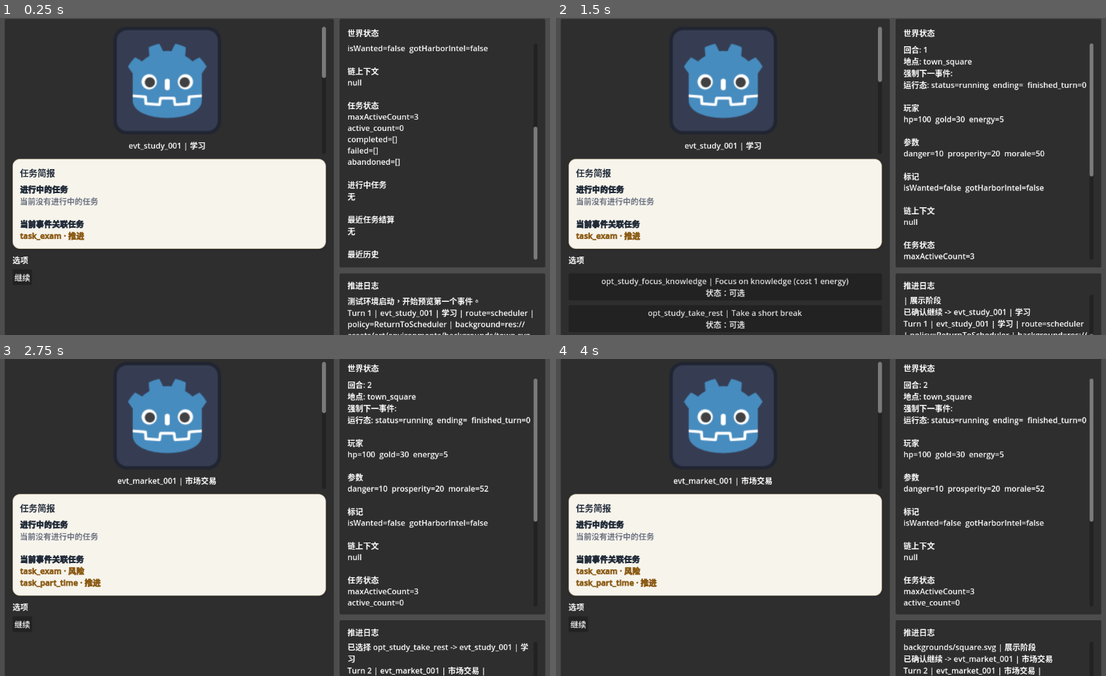
Above: before the commit, frames 1-4 (two rows, left to right).
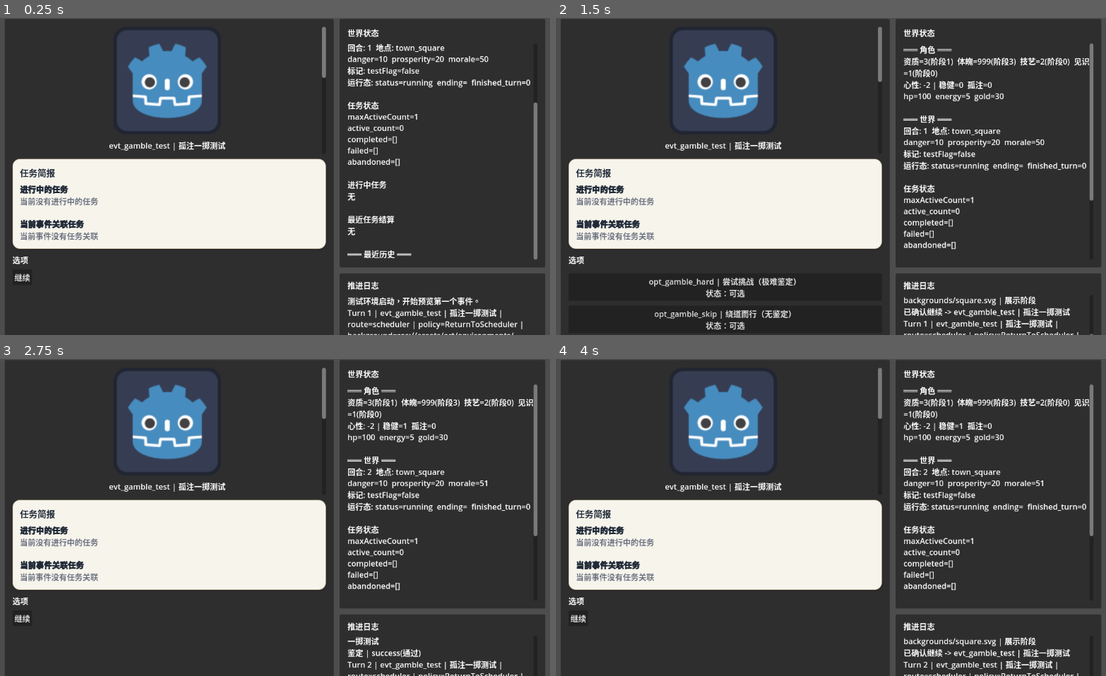
Above: after the commit, the same moments.

Repository: lwbiuchsjk/vibeTest
Game: Godot game, scene res://test/event_logic_test.tscn
Same seed, same stepped clock (60 frames per second), same inputs: the game is played once before the commit and once after it. This scene is started directly instead of the project's main scene.
Inputs (mouse positions are in pixels of both pictures, inside the frame that each line leads up to):
- Up to frame 1 (0.25 s): no input
- Up to frame 2 (1.5 s): click "继续" at 0.5 s; click "继续" at 1.25 s
- Up to frame 3 (2.75 s): click (170, 660) at 2 s, where only the run after the commit has a clickable "opt_gamble_skip | 绕道而行（无鉴定） 状…"
- Up to frame 4 (4 s): click "继续" at 2.75 s; tap Enter at 3.5 s

The runs differ from the first frame. In frame 1, 2.9% of the frame differs, in the area x 3-98%, y 8-100%; in frame 2, 6.9%; in frame 3, 15%; in frame 4, 15%, in the area x 0-100%, y 0-100%.

Commit message:
实现心性风险入口 UI 与结算数据透传，新增孤注一掷测试数据集
引擎层：
- 新增 _last_check_result / _last_affinity_changes / _last_xinxing_transition 缓存
- 三条结算路径（普通/主动押注/孤注一掷）统一写入缓存并通过 payload 透传
- 新增 get_affinity_snapshot() 和 get_assessment_thresholds() 查询接口

测试 UI 层：
- 渲染孤注一掷/主动押注的接受与放弃按钮
- 追加鉴定骰池明细、关系修正、心性转移的日志输出
- 侧栏按重要性重新分组：角色→关系→世界→任务→历史
- 修复 Variant 类型推断 LSP 警告

测试数据：
- 新增 test/config/desperate_gamble_test/ 极难检定数据集（hitThreshold=10, requiredHits=3）
- 测试配置切换到新数据集，玩家 xinxing=-2 用于验证主动押注入口

Co-Authored-By: Claude Opus 4.6 <noreply@anthropic.com>

Diff:
--- a/scripts/config/roles.csv
+++ b/scripts/config/roles.csv
@@ -1,4 +1,4 @@
 role_id,role_type,display_name,location_id,portrait_file,aptitude,physique,craft,insight,xinxing,hp,energy,gold
-player_001,player,Player,town,icon.svg,3,999,2,1,0,100,5,30
+player_001,player,Player,town,icon.svg,3,999,2,1,-2,100,5,30
 npc_001,npc,NPC-A,market,icon.svg,2,2,3,2,0,50,4,3
 npc_002,npc,NPC-B,town,icon.svg,4,1,2,3,0,50,3,8
--- a/scripts/systems/world_event_engine.gd
+++ b/scripts/systems/world_event_engine.gd
@@ -33,6 +33,12 @@
 var _affinity_map: AffinityMapClass = null
 # 关系五档阈值配置（从 world_seed affinityConfig 读取）。
 var _affinity_thresholds: Dictionary = {}
+# 最近一次结算的鉴定结果缓存，供 payload 透传给 UI 消费。
+var _last_check_result: Dictionary = {}
+# 最近一次结算的关系变化记录，供 payload 透传给 UI 消费。
+var _last_affinity_changes: Array = []
+# 最近一次心性转移记录（{old_value, new_value}），无转移时为空字典。
+var _last_xinxing_transition: Dictionary = {}
 
 # 功能：初始化随机源。
 # 说明：seed=0 使用随机种子；指定 seed 可复现结果，便于测试回归。
@@ -174,6 +180,10 @@
 # 功能：预览下一回合事件，但不立即结算。
 # 说明：统一创建待处理上下文，并返回当前阶段的事件数据；若已有待处理事件，则直接复用当前上下文。
 func preview_next_turn() -> Dictionary:
+	# 预览阶段清空上次结算缓存，避免 UI 显示过期数据。
+	_last_check_result = {}
+	_last_affinity_changes = []
+	_last_xinxing_transition = {}
 	if events.is_empty():
 		return {"ok": false, "error": "event pool is empty"}
 	if _is_world_ended():
@@ -526,6 +536,9 @@
 		"choice": choice_result,
 		"xinxing": _get_current_xinxing(),
 		"xinxing_risk_profile": RuleEngine.get_xinxing_risk_profile(_get_current_xinxing()),
+		"check_result": _last_check_result.duplicate(true),
+		"affinity_changes": _last_affinity_changes.duplicate(true),
+		"xinxing_transition": _last_xinxing_transition.duplicate(true),
 		"world_ended": bool(run_state_payload.get("world_ended", false)),
 		"run_status": str(run_state_payload.get("run_status", "running")),
 		"ending_event_id": str(run_state_payload.get("ending_event_id", "")),
@@ -1365,13 +1378,20 @@
 		print("[心性] 主动押注入口触发 → 挂起等待决策")
 		return
 
-	# 4. 执行检定
+	# 4. 清空上次缓存，准备本次结算数据透传
+	_last_check_result = {}
+	_last_affinity_changes = []
+	_last_xinxing_transition = {}
+	var xinxing_before := xinxing
+
+	# 5. 执行检定
 	var resolution := _dict_or_empty(selected_option.get("resolution", {}))
 	var check := _dict_or_empty(selected_option.get("check", {}))
 	var check_result := _is_check_pass(check)
+	_last_check_result = check_result.duplicate(true)
 	print("[鉴定结果] result_type: %s | pass: %s" % [str(check_result.get("result_type", "")), str(check_result.get("pass", true))])
 
-	# 5. 孤注一掷检查：主结果 fail 且心性允许
+	# 6. 孤注一掷检查：主结果 fail 且心性允许
 	if not check_result.get("pass", true) and bool(risk_profile.get("allow_desperate_gamble", false)):
 		_pending_turn_context["phase"] = "desperate_gamble"
 		_pending_turn_context["selected_option"] = selected_option.duplicate(true)
@@ -1380,7 +1400,7 @@
 		print("[心性] 孤注一掷入口触发 → 挂起等待决策")
 		return
 
-	# 6. 按 result_type 选择 resolution（支持 fail / critical_success / critical_fail 分支）
+	# 7. 按 result_type 选择 resolution（支持 fail / critical_success / critical_fail 分支）
 	resolution = _resolve_check_resolution(check, resolution, check_result)
 
 	_apply_resolution(resolution, event_def)
@@ -1392,6 +1412,10 @@
 	tracker["steady_count"] = int(tracker.get("steady_count", 0)) + 1
 	world_state["xinxingTracker"] = tracker
 	_check_xinxing_transition()
+	# 记录心性转移
+	var xinxing_after := _get_current_xinxing()
+	if xinxing_after != xinxing_before:
+		_last_xinxing_transition = {"old_value": xinxing_before, "new_value": xinxing_after}
 
 # 功能：执行选项检定。
 # 说明：委托 RuleEngine.resolve_check 统一判定，传入引擎自身的 rng 和阈值。
@@ -1472,6 +1496,11 @@
 	var event_def: Dictionary = _event_map.get(event_id, {})
 	var selected_option: Dictionary = _dict_or_empty(_pending_turn_context.get("selected_option", {}))
 	var decision := selected_option_id.strip_edges()
+	# 清空缓存，准备本次结算数据透传
+	_last_check_result = {}
+	_last_affinity_changes = []
+	_last_xinxing_transition = {}
+	var xinxing_before := _get_current_xinxing()
 
 	var risk_modifiers: Dictionary = {}
 	if decision == "accept":
@@ -1495,6 +1524,7 @@
 	var resolution := _dict_or_empty(selected_option.get("resolution", {}))
 	var check := _dict_or_empty(selected_option.get("check", {}))
 	var check_result := _is_check_pass(check, risk_modifiers)
+	_last_check_result = check_result.duplicate(true)
 	print("[鉴定结果] result_type: %s | pass: %s" % [str(check_result.get("result_type", "")), str(check_result.get("pass", true))])
 
 	resolution = _resolve_check_resolution(check, resolution, check_result)
@@ -1513,6 +1543,10 @@
 	tracker["steady_count"] = int(tracker.get("steady_count", 0)) + 1
 	world_state["xinxingTracker"] = tracker
 	_check_xinxing_transition()
+	# 记录心性转移
+	var xinxing_after := _get_current_xinxing()
+	if xinxing_after != xinxing_before:
+		_last_xinxing_transition = {"old_value": xinxing_before, "new_value": xinxing_after}
 	return _finalize_option_turn(event_def)
 
 # 功能：处理孤注一掷阶段的玩家决策。
@@ -1523,6 +1557,11 @@
 	var selected_option: Dictionary = _dict_or_empty(_pending_turn_context.get("selected_option", {}))
 	var original_check_result: Dictionary = _dict_or_empty(_pending_turn_context.get("check_result", {}))
 	var decision := selected_option_id.strip_edges()
+	# 清空缓存，准备本次结算数据透传
+	_last_check_result = {}
+	_last_affinity_changes = []
+	_last_xinxing_transition = {}
+	var xinxing_before := _get_current_xinxing()
 
 	var resolution := _dict_or_empty(selected_option.get("resolution", {}))
 	var check := _dict_or_empty(selected_option.get("check", {}))
@@ -1531,6 +1570,8 @@
 		# 玩家使用孤注一掷，重新执行检定
 		print("[心性] 孤注一掷已使用 → 重新检定")
 		var check_result := _is_check_pass(check)
+		_last_check_result = check_result.duplicate(true)
+		_last_check_result["is_desperate_gamble"] = true
 		print("[鉴定结果] 重掷 result_type: %s | pass: %s" % [str(check_result.get("result_type", "")), str(check_result.get("pass", true))])
 		resolution = _resolve_check_resolution(check, resolution, check_result)
 		# 结构规则：-1 阶段孤注一掷重判为 critical_fail 时，立刻跌入 -2。
@@ -1566,6 +1607,10 @@
 	_apply_resolution(resolution, event_def)
 	# -2 阶段关系回响：孤注一掷路径使用原始 check_result（回响仅关注关系判定详情）。
 	_try_relationship_echo(original_check_result)
+	# 记录心性转移
+	var xinxing_after := _get_current_xinxing()
+	if xinxing_after != xinxing_before:
+		_last_xinxing_transition = {"old_value": xinxing_before, "new_value": xinxing_after}
 	return _finalize_option_turn(event_def)
 
 # 功能：风险入口结算后完成回合推进。
@@ -1655,6 +1700,29 @@
 			npc_id, npc_tier, player_tier, direction, str(aligned), rolls_str, bias
 		])
 
+# 功能：获取关系数据快照，供 UI 读取当前所有关系分值和档位。
+# 说明：返回数组 [{from, to, score, tier}, ...]，无关系数据时返回空数组。
+func get_affinity_snapshot() -> Array:
+	if _affinity_map == null:
+		return []
+	var pairs := _affinity_map.get_all_pairs()
+	var result: Array = []
+	for pair_variant in pairs:
+		var pair: Dictionary = pair_variant
+		var score := int(pair.get("score", 0))
+		var tier := RuleEngine.affinity_tier(score, _affinity_thresholds)
+		result.append({
+			"from": str(pair.get("from", "")),
+			"to": str(pair.get("to", "")),
+			"score": score,
+			"tier": tier
+		})
+	return result
+
+# 功能：获取鉴定阈值数组，供 UI 计算能力阶段。
+func get_assessment_thresholds() -> Array:
+	return _assessment_thresholds
+
 # 功能：初始化关系系统，加载五档阈值和初始关系分值。
 func _init_affinity_system() -> void:
 	# 读取 affinityConfig（五档阈值 + 回响参数）
@@ -1687,9 +1755,17 @@
 			continue
 		var current := _affinity_map.get_score(from_id, to_id)
 		var result := RuleEngine.apply_affinity_delta(current, delta_value, _affinity_thresholds)
-		_affinity_map.set_score(from_id, to_id, int(result.get("score", 0)))
+		var new_score := int(result.get("score", 0))
+		var new_tier := str(result.get("tier", ""))
+		_affinity_map.set_score(from_id, to_id, new_score)
+		# 记录关系变化，供 payload 透传给 UI。
+		_last_affinity_changes.append({
+			"from": from_id, "to": to_id,
+			"delta": delta_value, "old_score": current,
+			"new_score": new_score, "new_tier": new_tier
+		})
 		print("[关系] %s->%s: %d → %d (delta: %+d, tier: %s)" % [
-			from_id, to_id, current, int(result.get("score", 0)), delta_value, str(result.get("tier", ""))
+			from_id, to_id, current, new_score, delta_value, new_tier
 		])
 
 # 功能：判断玩家是否关注指定 NPC。
--- /dev/null
+++ b/test/config/desperate_gamble_test/event_conditions.csv
@@ -0,0 +1 @@
+event_id,condition_type,left,op,right,delta
--- /dev/null
+++ b/test/config/desperate_gamble_test/event_outcomes.csv
@@ -0,0 +1 @@
+event_id,branch,target,op,key,value
--- /dev/null
+++ b/test/config/desperate_gamble_test/event_presentations.csv
@@ -0,0 +1,3 @@
+event_id,presentation_id,display_order,item_type,speaker,text
+evt_gamble_test,pre_gamble_001,1,text,旁白,前方是一道几乎无法逾越的障碍。你的直觉告诉你这次检定凶多吉少。
+evt_gamble_test,pre_gamble_002,2,text,旁白,但你的内心深处似乎有一股冲动——也许可以孤注一掷。
--- /dev/null
+++ b/test/config/desperate_gamble_test/events.csv
@@ -0,0 +1,2 @@
+event_id,title,background_art,base_weight,continuation_policy,choice_point_id,tags,task_links,is_ending_event
+evt_gamble_test,孤注一掷测试,,100,ReturnToScheduler,cp_gamble_test,daily,,FALSE
--- /dev/null
+++ b/test/config/desperate_gamble_test/option_rules.csv
@@ -0,0 +1,11 @@
+option_id,rule_type,branch,target,left,op,right,key,value
+opt_gamble_hard,check,default,check,,,,type,assessment
+opt_gamble_hard,check,default,check,,,,hitThreshold,10
+opt_gamble_hard,check,default,check,,,,requiredHits,3
+opt_gamble_hard,check,default,check,,,,items,insight:positive
+opt_gamble_hard,resolution,default,params,,add,,morale,5
+opt_gamble_hard,resolution,fail,params,,add,,morale,-3
+opt_gamble_hard,resolution,critical_fail,params,,add,,morale,-8
+opt_gamble_hard,preemptive_bet,default,bet_modifier,,,,successBias,1
+opt_gamble_hard,preemptive_bet,default,player,,add,,energy,-1
+opt_gamble_skip,resolution,default,params,,add,,morale,1
--- /dev/null
+++ b/test/config/desperate_gamble_test/options.csv
@@ -0,0 +1,3 @@
+option_id,choice_point_id,text,display_order
+opt_gamble_hard,cp_gamble_test,尝试挑战（极难鉴定）,1
+opt_gamble_skip,cp_gamble_test,绕道而行（无鉴定）,2
--- /dev/null
+++ b/test/config/desperate_gamble_test/tasks.csv
@@ -0,0 +1 @@
+task_id,title,duration_turns,on_expire,weight_bias_profile,complete_when
--- /dev/null
+++ b/test/config/desperate_gamble_test/world_seed.csv
@@ -0,0 +1,18 @@
+section,scope_a,scope_b,key,value
+core,,,turn,1
+core,,,current_location_id,town_square
+core,,,forced_next_event_id,
+flag,,,testFlag,false
+param,,,danger,10
+param,,,prosperity,20
+param,,,morale,50
+xinxing_config,,,gamble_to_neg1,3
+xinxing_config,,,steady_to_pos1,5
+xinxing_config,,,steady_to_pos2,5
+xinxing_config,,,gamble_to_exit_positive,2
+affinity_config,,,tier_hatred_max,-51
+affinity_config,,,tier_distrust_max,-11
+affinity_config,,,tier_trust_min,11
+affinity_config,,,tier_devotion_min,51
+affinity_config,,,echo_trust_delta,5
+affinity_config,,,echo_distrust_delta,-5
--- a/test/event_logic_test.gd
+++ b/test/event_logic_test.gd
@@ -65,7 +65,7 @@
 
 
 # 功能：渲染当前事件。
-# 说明：根据 phase 分别处理展示、选择、确认三种界面状态，避免测试场景自行推断引擎内部流程。
+# 说明：根据 phase 分别处理展示、选择、确认、心性风险入口等界面状态。
 func _render_current_event(turn_result: Dictionary) -> void:
 	if _is_world_ended_result(turn_result):
 		_render_end_screen(turn_result)
@@ -85,6 +85,10 @@
 	]
 
 	var detail_text := _build_event_detail_text(turn_result)
+	# 鉴定结果摘要追加到事件详情末尾
+	var check_summary := _build_check_result_summary(turn_result)
+	if not check_summary.is_empty():
+		detail_text += "\n\n" + check_summary
 	event_detail_label.text = detail_text
 	_set_end_screen_visible(false)
 	_update_left_task_panel(turn_result)
@@ -105,6 +109,18 @@
 		continue_button.disabled = false
 		return
 
+	# 心性风险入口：孤注一掷
+	if phase == "desperate_gamble":
+		status_label.text = "鉴定失败，可以选择孤注一掷重新检定。"
+		_render_risk_entry_buttons("孤注一掷：接受", "孤注一掷：放弃")
+		return
+
+	# 心性风险入口：主动押注
+	if phase == "preemptive_bet":
+		status_label.text = "心性 -2 可发动主动押注，获取额外加骰。"
+		_render_risk_entry_buttons("主动押注：接受", "主动押注：放弃")
+		return
+
 	if awaiting_choice:
 		status_label.text = "等待选择：点击下方任一可用选项。"
 	else:
@@ -132,6 +148,64 @@
 		_add_option_hint("当前事件没有可见选项。")
 
 
+# 功能：渲染心性风险入口的接受/放弃按钮对。
+# 说明：两个按钮分别绑定 "accept" 和 "reject"，走正常的 confirm_pending_turn 分流。
+func _render_risk_entry_buttons(accept_text: String, reject_text: String) -> void:
+	var accept_button := Button.new()
+	accept_button.size_flags_horizontal = Control.SIZE_EXPAND_FILL
+	accept_button.text = accept_text
+	accept_button.pressed.connect(_on_option_pressed.bind("accept"))
+	option_list.add_child(accept_button)
+
+	var reject_button := Button.new()
+	reject_button.size_flags_horizontal = Control.SIZE_EXPAND_FILL
+	reject_button.text = reject_text
+	reject_button.pressed.connect(_on_option_pressed.bind("reject"))
+	option_list.add_child(reject_button)
+
+
+# 功能：构建鉴定结果摘要文本，用于追加到事件详情区。
+# 说明：仅在 check_result 非空时返回内容，包含骰池明细和关系修正。
+func _build_check_result_summary(turn_result: Dictionary) -> String:
+	var check_result: Dictionary = turn_result.get("check_result", {})
+	if check_result.is_empty():
+		return ""
+	var lines: Array[String] = []
+	var result_type := str(check_result.get("result_type", ""))
+	var is_pass := bool(check_result.get("pass", true))
+	var is_gamble := bool(check_result.get("is_desperate_gamble", false))
+	var prefix := "【孤注一掷重掷】" if is_gamble else "【鉴定结果】"
+	lines.append("%s %s (%s)" % [prefix, result_type, "通过" if is_pass else "失败"])
+
+	var pool_size := int(check_result.get("pool_size", 0))
+	if pool_size > 0:
+		var dice: Array = check_result.get("dice", [])
+		var hits := int(check_result.get("hits", 0))
+		var required_hits := int(check_result.get("requiredHits", 1))
+		lines.append("骰池: %dd10  骰面: %s  命中: %d/%d" % [pool_size, str(dice), hits, required_hits])
+
+	# 关系修正摘要
+	var rel_details: Array = check_result.get("relationship_details", [])
+	for rel_entry_variant in rel_details:
+		var rel_entry: Dictionary = rel_entry_variant
+		var npc_id := str(rel_entry.get("npc_id", ""))
+		var detail: Dictionary = rel_entry.get("detail", {})
+		var bias := int(detail.get("bias", 0))
+		var npc_tier := str(detail.get("npc_tier", ""))
+		var direction := str(detail.get("direction", ""))
+		lines.append("关系修正: %s (%s, %s) bias=%+d" % [npc_id, npc_tier, direction, bias])
+
+	# 心性转移摘要
+	var transition: Dictionary = turn_result.get("xinxing_transition", {})
+	if not transition.is_empty():
+		lines.append("心性转移: %d → %d" % [
+			int(transition.get("old_value", 0)),
+			int(transition.get("new_value", 0))
+		])
+
+	return "\n".join(lines)
+
+
 # 功能：处理玩家点击选项。
 # 说明：先结算当前待处理事件，再统一走结果分流入口，避免结束态判断散落在多个回调里。
 func _on_option_pressed(option_id: String) -> void:
@@ -178,9 +252,16 @@
 
 
 # 功能：统一处理已结算的回合结果。
-# 说明：将日志、结束态分流、侧栏刷新和下一次预览收口到一个入口，避免流程散落在多个按钮回调中。
+# 说明：将日志、鉴定摘要、关系变化、结束态分流、侧栏刷新和下一次预览收口到一个入口。
 func _handle_resolved_turn_result(turn_result: Dictionary, resolved_log: String) -> void:
 	_append_log(resolved_log)
+	# 鉴定结果日志
+	_append_check_result_log(turn_result)
+	# 关系变化日志
+	_append_affinity_changes_log(turn_result)
+	# 心性转移日志
+	_append_xinxing_transition_log(turn_result)
+
 	_current_turn_result = (turn_result as Dictionary).duplicate(true)
 	if _is_world_ended_result(turn_result):
 		_append_end_log(turn_result)
@@ -248,7 +329,7 @@
 
 
 # 功能：刷新右侧世界状态与底部日志。
-# 说明：集中展示玩家数据、世界参数、链上下文、任务信息和历史事件，便于验证结算结果。
+# 说明：按重要性分组展示：角色 → 关系 → 世界 → 任务 → 历史，核心数据提级到顶部。
 func _update_side_panels() -> void:
 	var world_state := _engine.world_state
 	var player: Dictionary = world_state.get("player", {})
@@ -259,11 +340,55 @@
 	var history: Array = world_state.get("history", [])
 	var task_config: Dictionary = world_state.get("taskConfig", {})
 	var tasks_state: Dictionary = world_state.get("tasks", {})
+	var xinxing_tracker: Dictionary = world_state.get("xinxingTracker", {})
 
 	var lines: Array[String] = []
-	lines.append("回合: %s" % str(world_state.get("turn", 0)))
-	lines.append("地点: %s" % str(world_state.get("currentLocationId", "")))
-	lines.append("强制下一事件: %s" % str(world_state.get("forcedNextEventId", "")))
+
+	# ── 第一组：角色（能力 + 心性 + 资源）──
+	lines.append("═══ 角色 ═══")
+	lines.append(_build_ability_display_text())
+	lines.append(
+		"心性: %s | 稳健=%s  孤注=%s" % [
+			str(player.get("xinxing", 0)),
+			str(xinxing_tracker.get("steady_count", 0)),
+			str(xinxing_tracker.get("gamble_count", 0))
+		]
+	)
+	lines.append(
+		"hp=%s  energy=%s  gold=%s" % [
+			str(player.get("hp", 0)),
+			str(player.get("energy", 0)),
+			str(player.get("gold", 0))
+		]
+	)
+
+	# ── 第二组：关系 ──
+	var affinity_text := _build_affinity_display_text()
+	if not affinity_text.is_empty():
+		lines.append("")
+		lines.append("═══ 关系 ═══")
+		lines.append(affinity_text)
+
+	# ── 第三组：世界 ──
+	lines.append("")
+	lines.append("═══ 世界 ═══")
+	lines.append("回合: %s  地点: %s" % [
+		str(world_state.get("turn", 0)),
+		str(world_state.get("currentLocationId", ""))
+	])
+	lines.append(
+		"danger=%s  prosperity=%s  morale=%s" % [
+			str(params.get("danger", 0)),
+			str(params.get("prosperity", 0)),
+			str(params.get("morale", 0))
+		]
+	)
+	# 标记：遍历所有 flag 键值，避免硬编码
+	var flag_parts: Array[String] = []
+	for flag_key in flags.keys():
+		flag_parts.append("%s=%s" % [str(flag_key), str(flags[flag_key])])
+	if not flag_parts.is_empty():
+		lines.append("标记: %s" % "  ".join(flag_parts))
 	lines.append(
 		"运行态: status=%s  ending=%s  finished_turn=%s" % [
 			str(run_state.get("status", "")),
@@ -271,48 +396,58 @@
 			str(run_state.get("finishedTurn", 0))
 		]
 	)
-	lines.append("")
-	lines.append("玩家")
-	lines.append(
-		"hp=%s  gold=%s  energy=%s" % [
-			str(player.get("hp", 0)),
-			str(player.get("gold", 0)),
-			str(player.get("energy", 0))
-		]
-	)
-	lines.append("")
-	lines.append("参数")
-	lines.append(
-		"danger=%s  prosperity=%s  morale=%s" % [
-			str(params.get("danger", 0)),
-			str(params.get("prosperity", 0)),
-			str(params.get("morale", 0))
-		]
-	)
-	lines.append("")
-	lines.append("标记")
-	lines.append(
-		"isWanted=%s  gotHarborIntel=%s" % [
-			str(flags.get("isWanted", false)),
-			str(flags.get("gotHarborIntel", false))
-		]
-	)
-	lines.append("")
-	lines.append("链上下文")
+	if world_state.get("forcedNextEventId", "") != "":
+		lines.append("强制下一事件: %s" % str(world_state.get("forcedNextEventId", "")))
 	if typeof(chain_context) == TYPE_DICTIONARY and chain_context != null:
-		lines.append(JSON.stringify(chain_context))
-	else:
-		lines.append("null")
+		lines.append("链上下文: %s" % JSON.stringify(chain_context))
+
+	# ── 第四组：任务 ──
 	lines.append("")
 	lines.append(_build_task_debug_text(task_config, tasks_state))
+
+	# ── 第五组：历史 ──
 	lines.append("")
-	lines.append("最近历史")
+	lines.append("═══ 最近历史 ═══")
 	lines.append(", ".join(_history_to_string_array(history)))
 
 	world_state_label.text = "\n".join(lines)
 	# 说明：文本刷新后延迟一帧再复位滚动，避免 RichTextLabel 重排后覆盖滚动位置。
 	world_state_label.call_deferred("scroll_to_line", 0)
 	log_label.text = "\n".join(_event_logs)
+
+
+# 功能：构建四大能力的展示文本，包含原始值和鉴定阶段。
+func _build_ability_display_text() -> String:
+	if _engine.player_role_state == null:
+		return "能力: 无 RoleState"
+	var role: RoleState = _engine.player_role_state
+	var thresholds: Array = _engine.get_assessment_thresholds()
+	var ability_keys := ["aptitude", "physique", "craft", "insight"]
+	var ability_names := {"aptitude": "资质", "physique": "体魄", "craft": "技艺", "insight": "见识"}
+	var parts: Array[String] = []
+	for key in ability_keys:
+		var value := int(role.get_attribute(key, 0))
+		var stage := RuleEngine.get_ability_stage(value, thresholds)
+		parts.append("%s=%d(阶段%d)" % [str(ability_names.get(key, key)), value, stage])
+	return "  ".join(parts)
+
+
+# 功能：构建关系面板展示文本。
+# 说明：遍历 affinity_map 所有关系对，按 from→to 格式列出分值和档位。
+func _build_affinity_display_text() -> String:
+	var snapshot: Array = _engine.get_affinity_snapshot()
+	if snapshot.is_empty():
+		return ""
+	var lines: Array[String] = []
+	for pair_variant in snapshot:
+		var pair: Dictionary = pair_variant
+		lines.append("%s→%s: %d (%s)" % [
+			str(pair.get("from", "")),
+			str(pair.get("to", "")),
+			int(pair.get("score", 0)),
+			str(pair.get("tier", ""))
+		])
+	return "\n".join(lines)
 
 
 # 功能：判断当前返回结果是否代表世界结束。
@@ -403,6 +538,81 @@
 	)
 
 
+# 功能：将鉴定结果写入日志，展示骰池明细与关系修正。
+# 说明：仅在 check_result 非空时输出，避免无检定事件产生空日志。
+func _append_check_result_log(turn_result: Dictionary) -> void:
+	var check_result: Dictionary = turn_result.get("check_result", {})
+	if check_result.is_empty():
+		return
+	var result_type := str(check_result.get("result_type", ""))
+	var is_pass := bool(check_result.get("pass", true))
+	var pool_size := int(check_result.get("pool_size", 0))
+	var dice: Array = check_result.get("dice", [])
+	var hits := int(check_result.get("hits", 0))
+	var required_hits := int(check_result.get("requiredHits", 1))
+	var is_gamble := bool(check_result.get("is_desperate_gamble", false))
+	var prefix := "孤注一掷重掷" if is_gamble else "鉴定"
+	if pool_size > 0:
+		_append_log(
+			"%s | %s(%s) | 骰池:%dd10 骰面:%s 命中:%d/%d" % [
+				prefix, result_type, "通过" if is_pass else "失败",
+				pool_size, str(dice), hits, required_hits
+			]
+		)
+	else:
+		_append_log("%s | %s(%s)" % [prefix, result_type, "通过" if is_pass else "失败"])
+
+	# 关系修正明细
+	var rel_details: Array = check_result.get("relationship_details", [])
+	for rel_entry_variant in rel_details:
+		var rel_entry: Dictionary = rel_entry_variant
+		var npc_id := str(rel_entry.get("npc_id", ""))
+		var detail: Dictionary = rel_entry.get("detail", {})
+		var bias := int(detail.get("bias", 0))
+		if bias == 0:
+			continue
+		_append_log(
+			"  关系修正 | %s | 档位:%s | 方向:%s | 对齐:%s | bias:%+d" % [
+				npc_id,
+				str(detail.get("npc_tier", "")),
+				str(detail.get("direction", "")),
+				str(detail.get("aligned", false)),
+				bias
+			]
+		)
+
+
+# 功能：将关系变化写入日志。
+# 说明：仅在 affinity_changes 非空时输出。
+func _append_affinity_changes_log(turn_result: Dictionary) -> void:
+	var changes: Array = turn_result.get("affinity_changes", [])
+	if changes.is_empty():
+		return
+	var parts: Array[String] = []
+	for change_variant in changes:
+		var change: Dictionary = change_variant
+		parts.append("%s→%s: %+d (%d→%d, %s)" % [
+			str(change.get("from", "")),
+			str(change.get("to", "")),
+			int(change.get("delta", 0)),
+			int(change.get("old_score", 0)),
+			int(change.get("new_score", 0)),
+			str(change.get("new_tier", ""))
+		])
+	_append_log("关系变化 | %s" % " | ".join(parts))
+
+
+# 功能：将心性转移写入日志。
+func _append_xinxing_transition_log(turn_result: Dictionary) -> void:
+	var transition: Dictionary = turn_result.get("xinxing_transition", {})
+	if transition.is_empty():
+		return
+	_append_log("心性转移 | %d → %d" % [
+		int(transition.get("old_value", 0)),
+		int(transition.get("new_value", 0))
+	])
+
+
 # 功能：解析终局事件 id。
 # 说明：优先使用引擎返回字段；若 ended 短路返回未携带 event_id，则回退读取 world_state.runState。
 func _resolve_end_event_id(turn_result: Dictionary) -> String:
--- a/test/event_logic_test_config.json
+++ b/test/event_logic_test_config.json
@@ -1,4 +1,4 @@
 {
   "random_seed": 20260228,
-  "world_event_csv_dir": "res://scripts/config/world_event_mvp"
+  "world_event_csv_dir": "res://test/config/desperate_gamble_test"
 }
Binary file added: test/config/desperate_gamble_test/event_conditions.condition.translation
Not shown, added: test/config/desperate_gamble_test/event_conditions.csv.import
Binary file added: test/config/desperate_gamble_test/event_conditions.delta.translation
Binary file added: test/config/desperate_gamble_test/event_conditions.left.translation
Binary file added: test/config/desperate_gamble_test/event_conditions.op.translation
Binary file added: test/config/desperate_gamble_test/event_conditions.right.translation
Binary file added: test/config/desperate_gamble_test/event_outcomes.branch.translation
Not shown, added: test/config/desperate_gamble_test/event_outcomes.csv.import
Binary file added: test/config/desperate_gamble_test/event_outcomes.key.translation
Binary file added: test/config/desperate_gamble_test/event_outcomes.op.translation
Binary file added: test/config/desperate_gamble_test/event_outcomes.target.translation
Binary file added: test/config/desperate_gamble_test/event_outcomes.value.translation
(and 38 more such lines)
